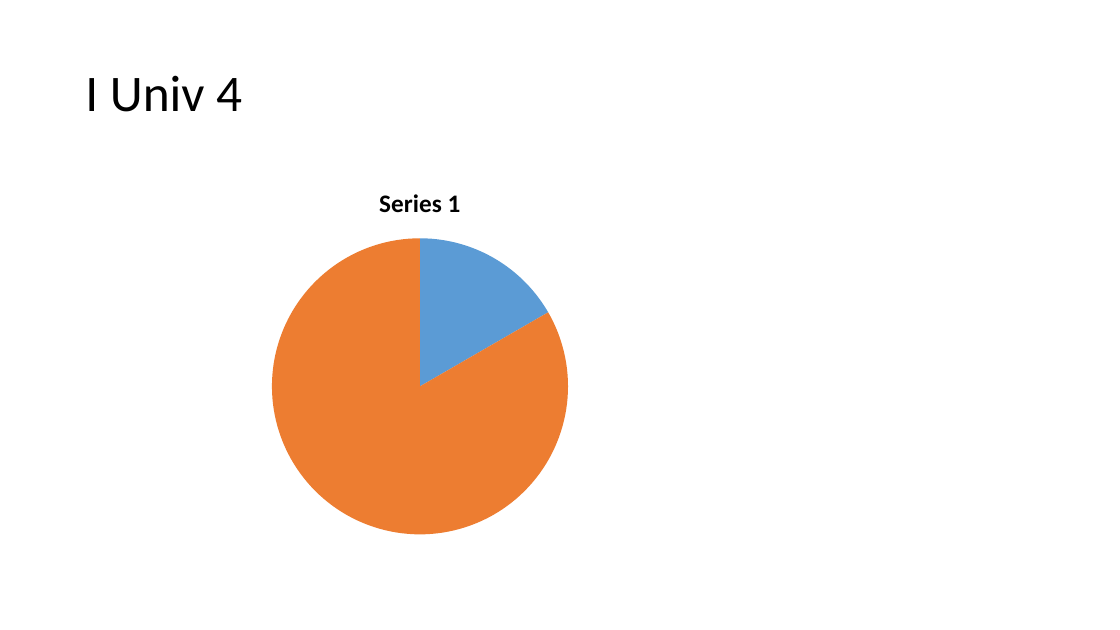
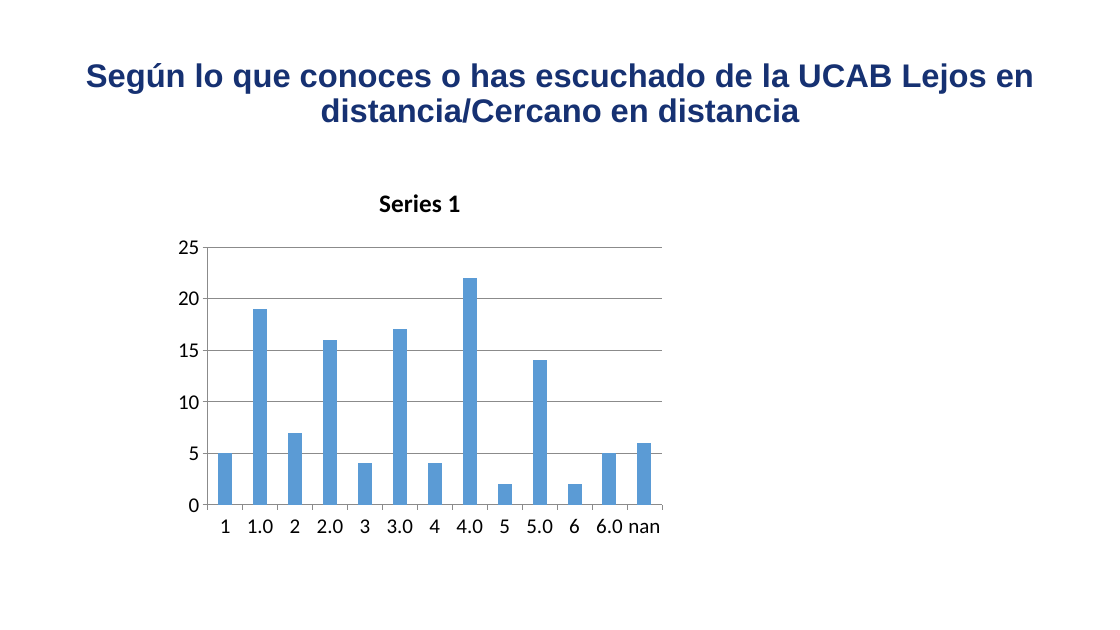
Before and after one commit to david-monroy/sistema-aid, a slide deck: slide 3 of sistemaaid/backend/ia/presentaciones/pruebapresentaciones.pptx (slide 4 before the commit). Drawn at 1120x630 pixels with LibreOffice and Linux fonts; fonts in the diff are those of the drawing. Boxes give left, top, right and bottom in pixels: in the first picture for what was removed or moved away, otherwise in the second. Text is boxed around its words. In the diff, an @@ line names an element or a change of style, - is before the commit and + after.

```diff
--- a/sistemaaid/backend/ia/presentaciones/pruebapresentaciones.pptx
+++ b/sistemaaid/backend/ia/presentaciones/pruebapresentaciones.pptx
@@ title at (86,63,1034,123): text changed; size 44 to 28 pt; font Calibri to Arial; text colour #000000 to #163172; bold on @@
-I Univ 4
+Según lo que conoces o has escuchado de la UCAB Lejos en distancia/Cercano en distancia
@@ pie chart at (168,168,672,546) @@
@@ pie chart to column chart @@
-categories: 1, 2
+categories: 1, 1.0, 2, 2.0, 3, 3.0, 4, 4.0, 5, 5.0, 6, 6.0, nan
-Series 1: 17, 83
+Series 1: 5, 19, 7, 16, 4, 17, 4, 22, 2, 14, 2, 5, 6
@@ category axis changed @@
@@ value axis changed @@
```
Also in this commit, not shown: 1 other slide changed, 1 slide added, 3 slides removed, 3 other files.
